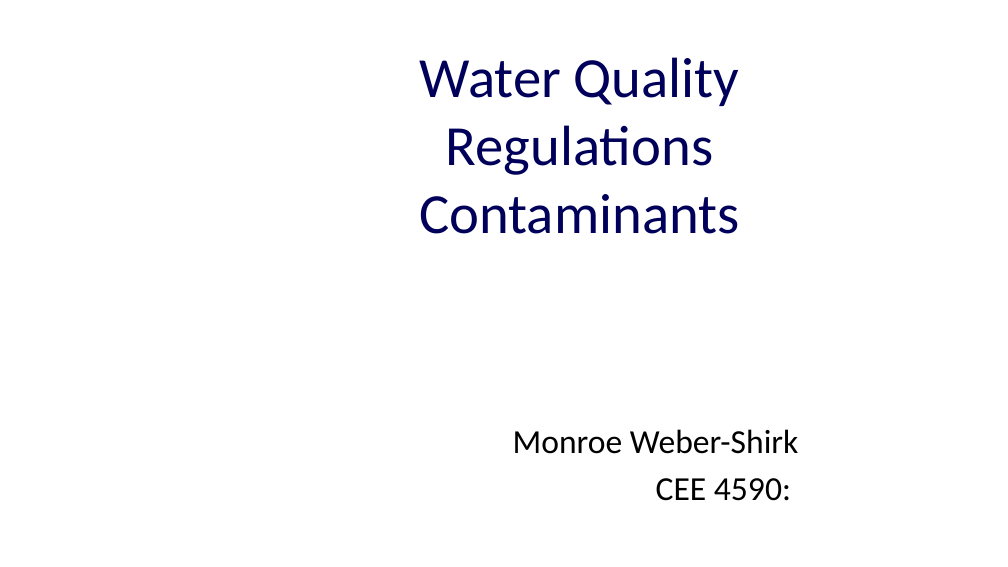
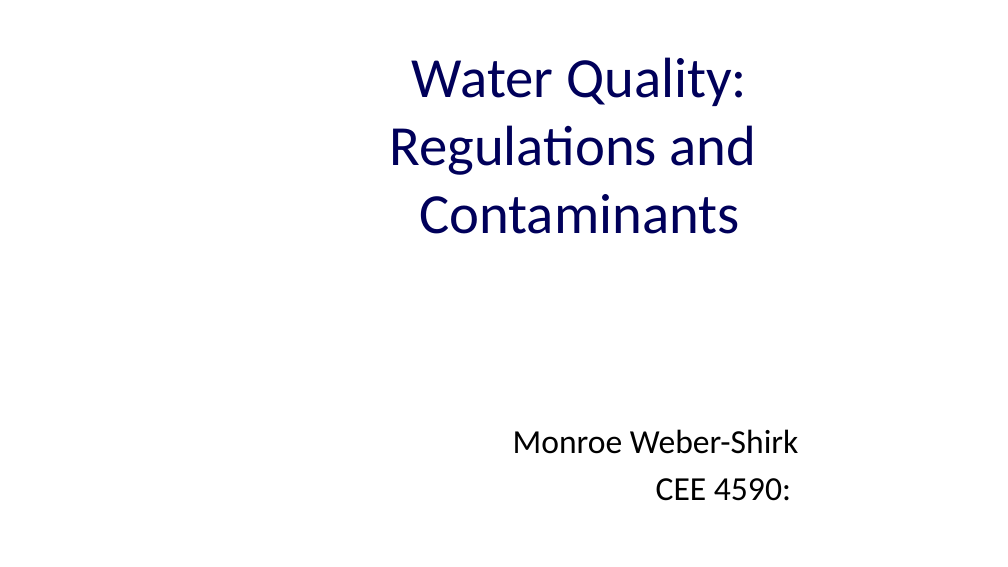
Before and after one commit to monroews/CEE4590, a slide deck: slide 1 of Lectures/Water Quality.pptx. Drawn at 1008x567 pixels with LibreOffice and Linux fonts; fonts in the diff are those of the drawing. Boxes give left, top, right and bottom in pixels: in the first picture for what was removed or moved away, otherwise in the second. Text is boxed around its words. In the diff, an @@ line names an element or a change of style, - is before the commit and + after.

```diff
--- a/Lectures/Water Quality.pptx
+++ b/Lectures/Water Quality.pptx
@@ title at box(390, 57, 757, 234): text changed @@
-Water Quality
-Regulations
-Contaminants
+Water Quality:
+Regulations and
+Contaminants
```
Also in this commit, not shown: 9 other files.
